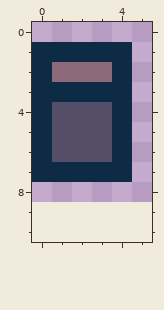
A pixel-art file gets an edit: Assets/Sprites/worker.aseprite. Above, as it was before the edit.
9x9 pixels, 1 frame. The old version is drawn lined up with the new one, on the new canvas.
The same view after the edit:
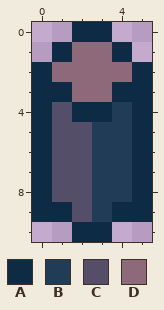
Palette (. is transparent): A #0d2b45  B #203c56  C #544e68  D #8d697a
Edits made:
canvas 9x9 -> 6x11, the old top-left corner now at -2,0 (the part of the old canvas that was cut away was empty and is not shown)
@@ x 0..5 @@
- 0 ......
- 1 AAAAA.
- 2 ADDDA.
- 3 AAAAA.
- 4 ACCCA.
- 5 ACCCA.
- 6 ACCCA.
- 7 AAAAA.
- 8 ......
- 9 ......
-10 ......
+ 0 ..AA..
+ 1 .ADDA.
+ 2 ADDDDA
+ 3 AADDAA
+ 4 ACAABA
+ 5 ACCBBA
+ 6 ACCBBA
+ 7 ACCBBA
+ 8 ACCBBA
+ 9 AACBAA
+10 ..AA..
Pixel boxes of the changes (left, top, right, bottom) in both pictures:
changed: (32, 22, 152, 242)
